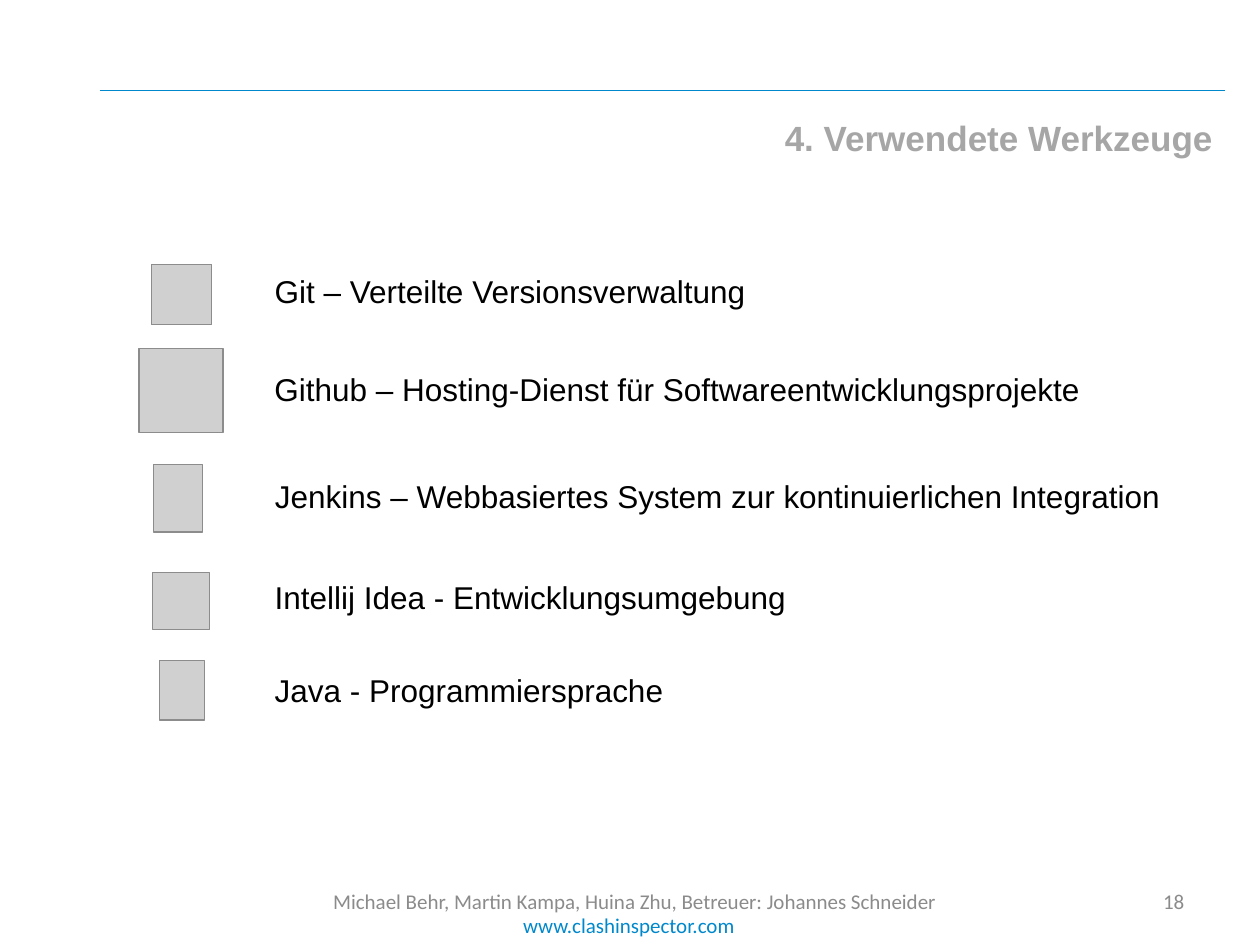
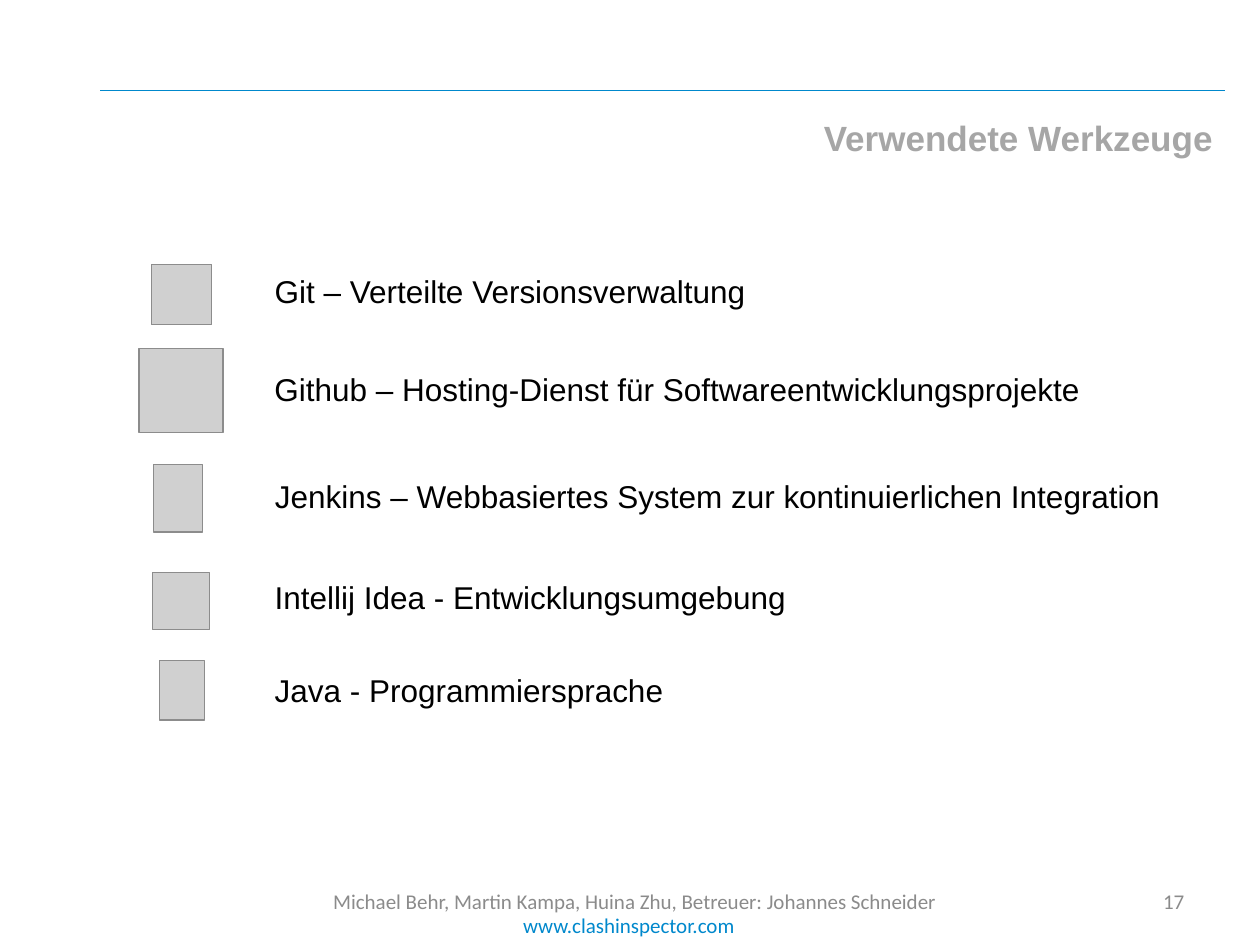
Before and after one commit to cedarsoft/clashinspector.com, a slide deck: slide 17 of presentation/Jahresprojekt Endpräsentation.pptx (slide 18 before the commit). Drawn at 1260x945 pixels with LibreOffice and Linux fonts; fonts in the diff are those of the drawing; grey boxes stand for pictures; background and template pictures are left out. Boxes give left, top, right and bottom in pixels: in the first picture for what was removed or moved away, otherwise in the second. Text is boxed around its words. In the diff, an @@ line names an element or a change of style, - is before the commit and + after.

```diff
--- a/presentation/Jahresprojekt Endpräsentation.pptx
+++ b/presentation/Jahresprojekt Endpräsentation.pptx
@@ text at box(824, 126, 1212, 157): text changed @@
-4. Verwendete Werkzeuge
+Verwendete Werkzeuge
@@ page number at box(1163, 895, 1184, 909): text changed @@
-18
+17
```
Also in this commit, not shown: 11 other slides changed, 4 other files.
